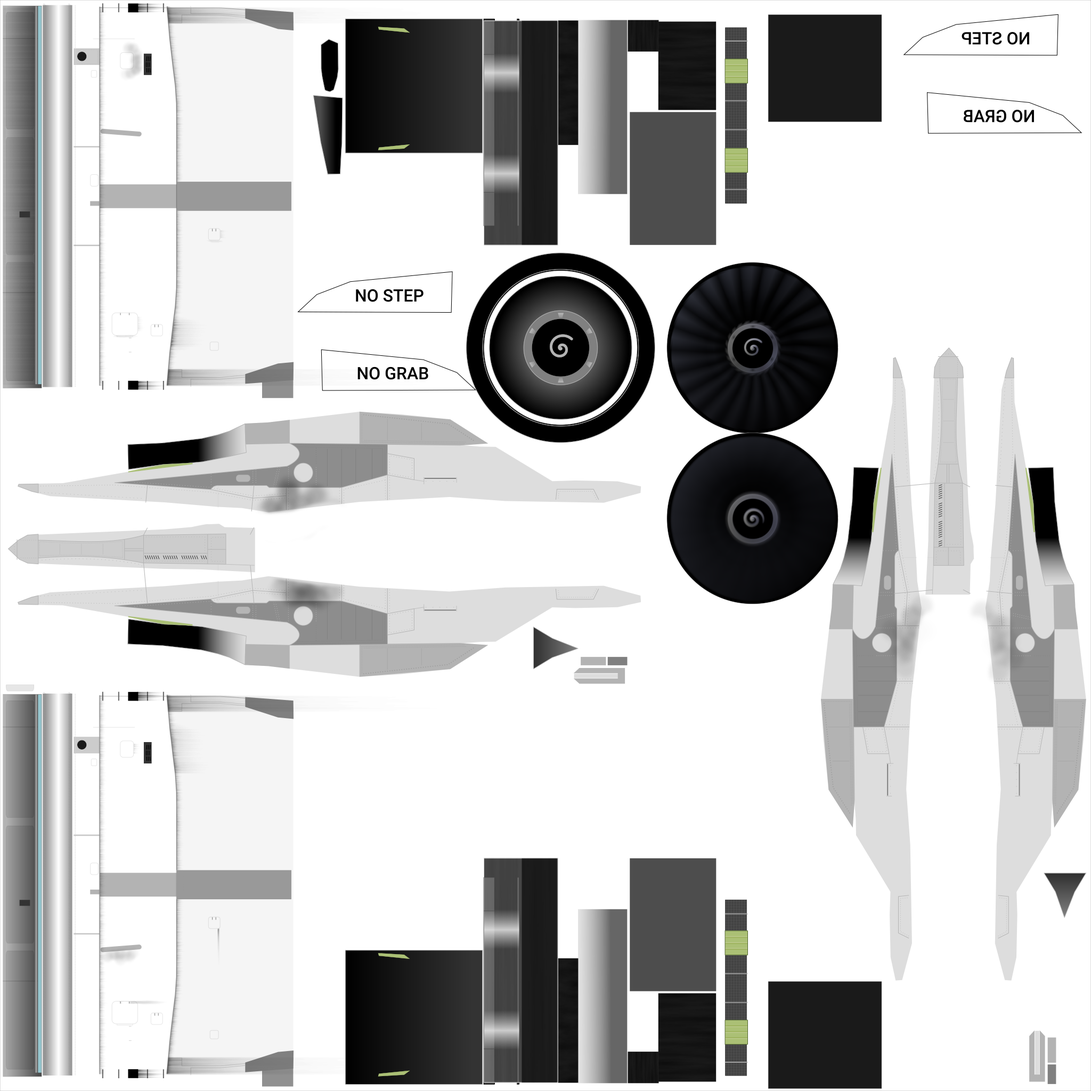
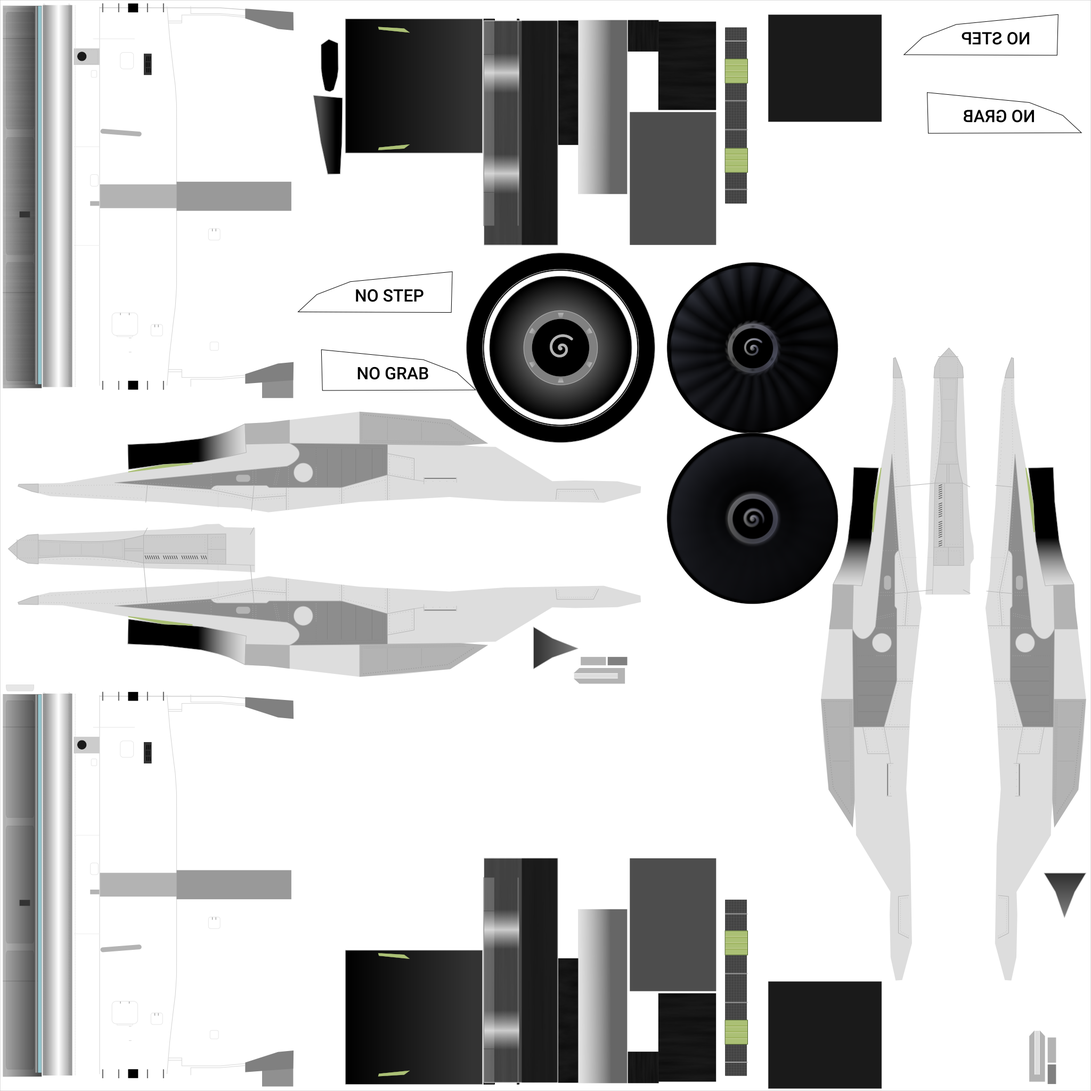
Two versions of the same layered image (1091×1091). Layer-by-layer changes:
hid "Dirt" over [73, 2, 1025, 1080]
